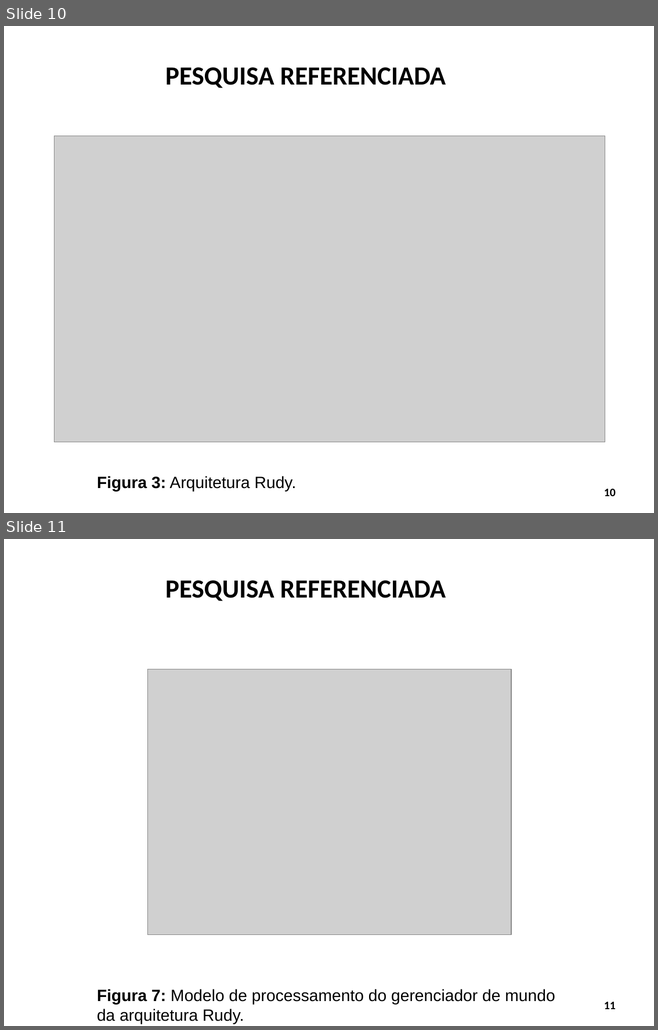
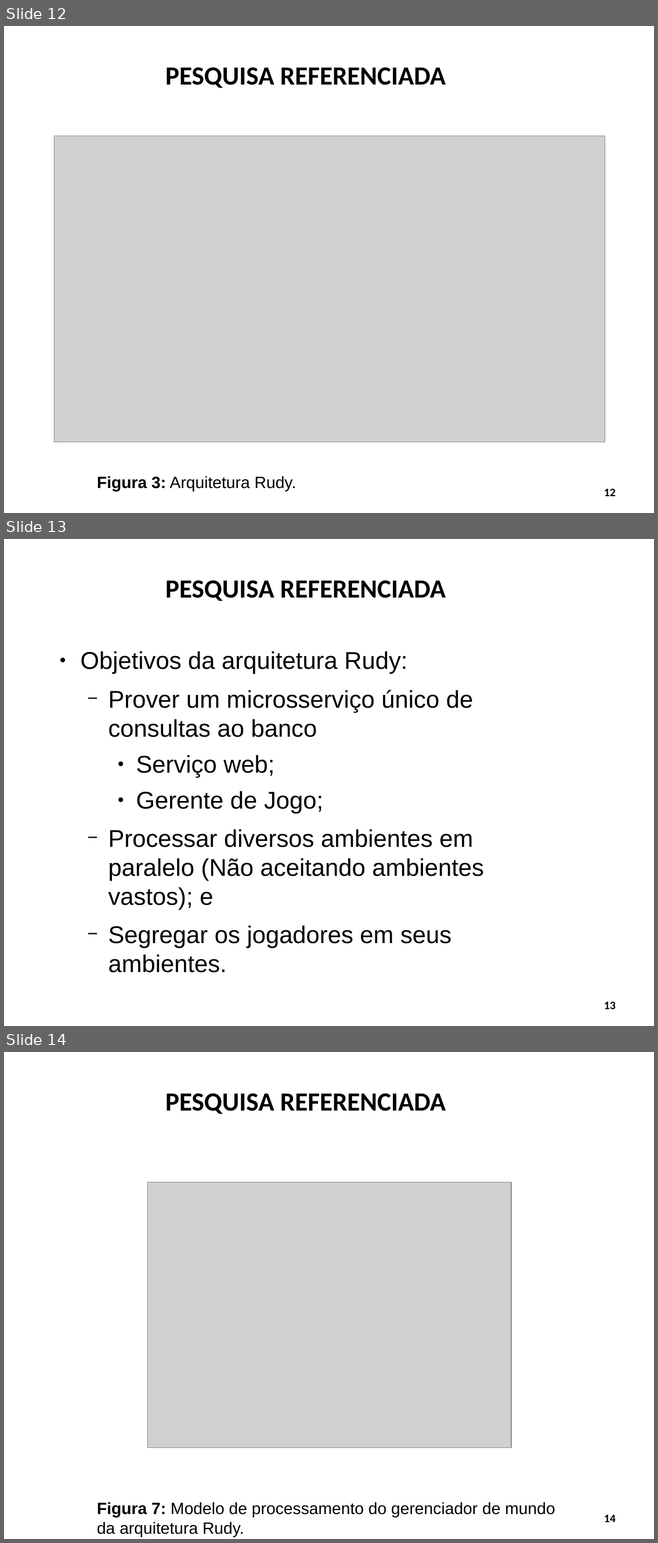
Before and after one commit to Schweigert/TCC, a slide deck: tcc/Apresentacao/apresentacao_tcc1.odp. Shown one above the other, each under a label of ours: slides 10 and 11 before the commit, slides 12, 13 and 14 after it. The pictures are 658x1030 and 658x1543 pixels, drawn with LibreOffice and Linux fonts; fonts in the diff are those of the drawing; grey boxes stand for pictures; background and template pictures are left out. Boxes give left, top, right and bottom in pixels: in the first picture for what was removed or moved away, otherwise in the second. Text is boxed around its words. In the diff, an @@ line names an element or a change of style, - is before the commit and + after.

```diff
--- a/tcc/Apresentacao/apresentacao_tcc1.odp
+++ b/tcc/Apresentacao/apresentacao_tcc1.odp
@@ slide 13 added at box(4, 539, 654, 1026), background #FFFFFF @@
@@ title added at box(165, 580, 445, 601), 32 pt, text #000000, bold @@
+PESQUISA REFERENCIADA
@@ text added at box(81, 651, 484, 973), 29.6 pt, text #000000 @@
+● Objetivos da arquitetura Rudy:
+  − Prover um microsserviço único de consultas ao banco
+    ● Serviço web;
+    ● Gerente de Jogo;
+  − Processar diversos ambientes em paralelo (Não aceitando ambientes vastos); e
+  − Segregar os jogadores em seus ambientes.
@@ page number added at box(604, 1002, 615, 1009), 14 pt, text #000000, bold @@
+13
@@ what was slide 10 is now slide 12 @@
@@ page number at box(604, 489, 615, 496): text changed @@
-10
+12
@@ what was slide 11 is now slide 14 @@
@@ page number at box(604, 1515, 615, 1522): text changed @@
-11
+14
```
Also in this commit, not shown: 10 slides changed, 6 other slides added.
